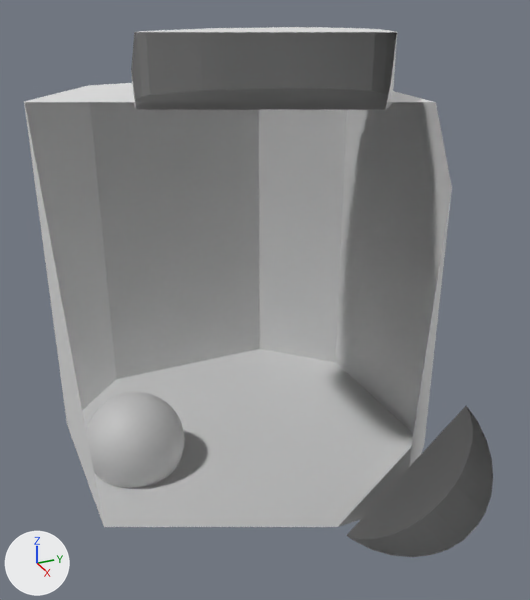
What one commit did to the FBX model turtlebot3/Assets/Burger/Model/burger.fbx.
Camera for both pictures: a 50 mm camera at (0.2492, -0.1331, 0.187) aimed at (0.0085, -0.0248, 0.0667). Lighting does not change. The marker at lower left points along +X, +Y and +Z. Everything nearer to the camera than a plane just in front of the edit is cut away.

Names of what the first picture shows: 'base', 'caster_back', 'lds', 'right_wheel'.
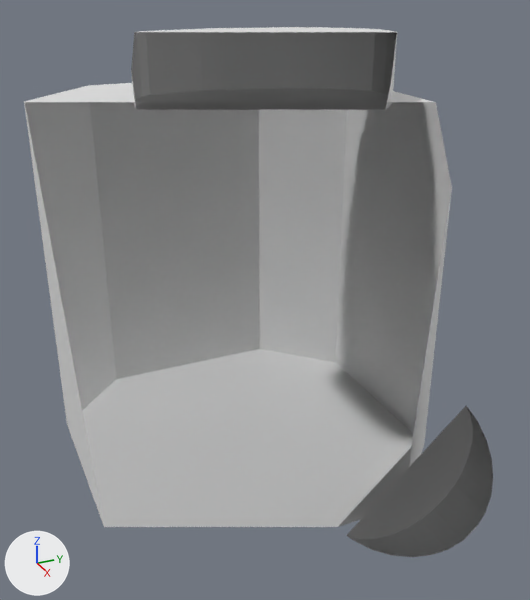
Boxes [x1, y1, x2, y2] around the edits, measured in the pictures (530 x 600 px):
'caster_back', moved, rescaled (not visible afterwards): before [86, 392, 185, 488]

The change, as a list of edits to the scene's bpy script:
```text
Change ob_caster_back:
    ob_caster_back.scale: (4.0, 4.0, 4.0) -> (1.0, 1.0, 1.0)
    ob_caster_back.location: (0.0, -0.079, 0.01) -> (0.0, -0.08, -0.005)
```
